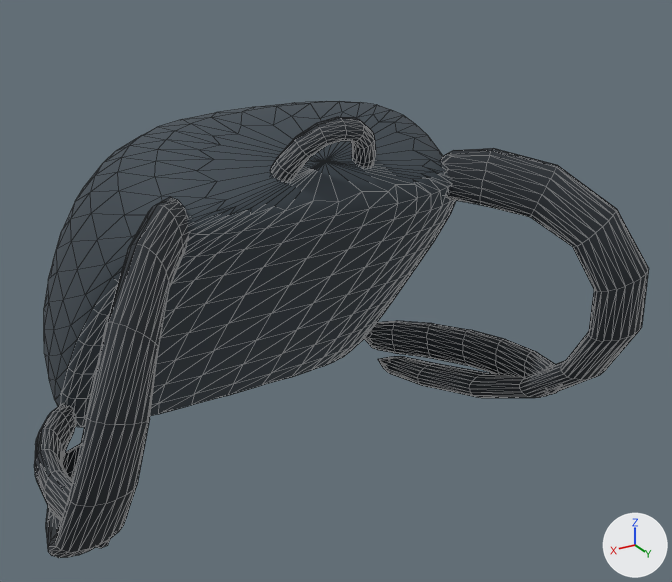
The glTF model assets/models/rider_backpack.glb, before and after one commit.
The view is the same before and after, from a 50 mm camera at (0.266, 0.649, 0.551) aimed at (-0.037, 0.143, 0.298). Every picture has the same lights, and +X, +Y and +Z are marked at lower right. The picture after the commit comes second. Mesh edges are drawn as thin lines.

The first picture shows 'rider_backpack'.
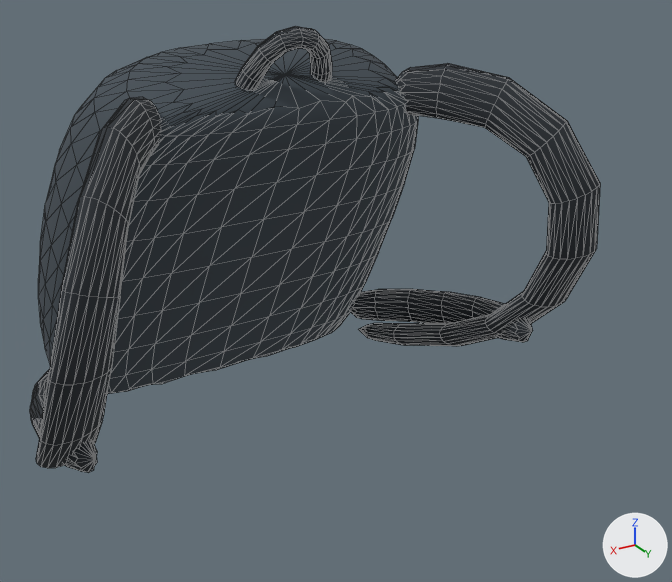
Where the change shows, as pixel boxes [x1, y1, x2, y2] in the pictures (672 x 582 px; the box of a moved part takes in the faces that stretch with it):
'rider_backpack', reshaped (7% narrower): before [34, 101, 649, 558]; after [30, 26, 600, 473]
part 1 of me_rider_backpack, moved or reshaped: before [271, 117, 376, 182]; after [235, 26, 332, 90]
part 2 of me_rider_backpack, moved or reshaped: before [364, 321, 561, 394]; after [350, 289, 533, 342]
part 3 of me_rider_backpack, moved or reshaped: before [34, 404, 111, 548]; after [30, 370, 97, 473]
part 4 of me_rider_backpack, moved or reshaped: before [44, 101, 649, 558]; after [36, 39, 600, 468]

What changed in the scene script:
```text
Change me_rider_backpack:
    used by ob_rider_backpack; location = (0.0, 0.0, 0.0)
    remove me_rider_backpack.from_pydata(...)  # 1460 vertices, 2864 faces; spans x -0.191..0.191, y -0.056..0.291, z 0.168..0.436
    add me_rider_backpack.from_pydata(...)  # 1460 vertices, 2864 faces; spans x -0.184..0.184, y -0.076..0.25, z 0.187..0.479
    me_rider_backpack part 1: the loose piece of 144 vertices spanning x -0.037..0.037, y 0.179..0.216, z 0.39..0.436 is scaled about its middle by (0.926, 0.905, 0.993), then moved by (0.0, -0.046, 0.044)
    me_rider_backpack part 2: the loose piece of 142 vertices spanning x -0.178..-0.126, y 0.038..0.242, z 0.189..0.247 is multiplied about its middle by the matrix ((0.952, -0.016, 0.004), (0.016, 0.951, -0.044), (-0.003, 0.044, 0.951)), then moved by (0.005, -0.023, 0.027)
    me_rider_backpack part 3: the loose piece of 142 vertices spanning x 0.126..0.178, y 0.038..0.242, z 0.189..0.247 is multiplied about its middle by the matrix ((0.952, 0.016, -0.004), (-0.016, 0.951, -0.044), (0.003, 0.044, 0.951)), then moved by (-0.005, -0.023, 0.027)
    me_rider_backpack part 4: 886 of 1460 vertices moved; they spanned x -0.191..0.191, y -0.056..0.291, z 0.168..0.428 and now span x -0.184..0.184, y -0.076..0.25, z 0.187..0.463; mean shift (0.0, -0.034, 0.033); largest move (0.12, 0.24, 0.365) -> (0.115, 0.196, 0.413)
    other edits to the shape of me_rider_backpack do not show in these pictures
```
